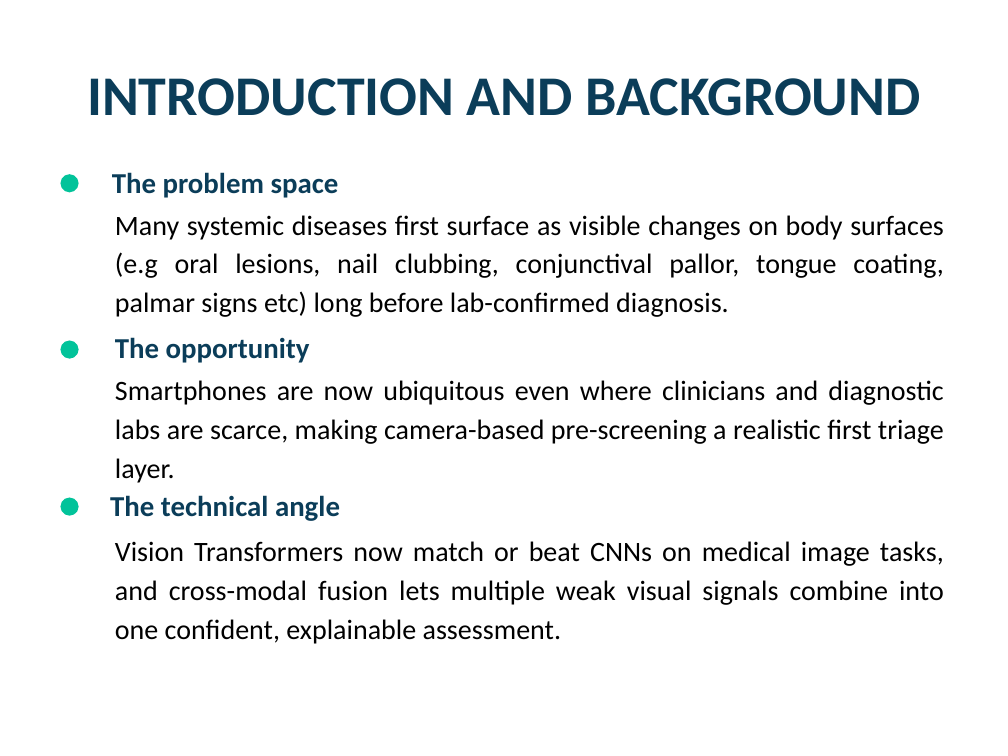
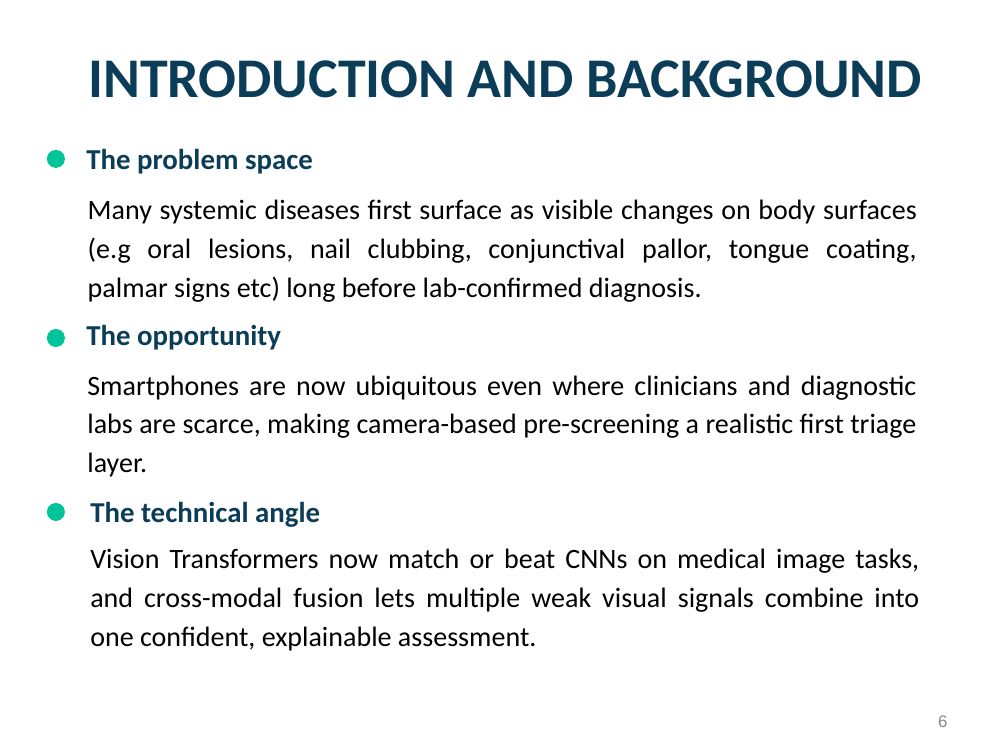
Before and after one commit to Jaffar-Kazmi/GLANCE, a slide deck: slide 6 of docs/proposal/slides.pptx. Drawn at 1008x756 pixels with LibreOffice and Linux fonts; fonts in the diff are those of the drawing; background and template pictures are left out. Boxes give left, top, right and bottom in pixels: in the first picture for what was removed or moved away, otherwise in the second. Text is boxed around its words. In the diff, an @@ line names an element or a change of style, - is before the commit and + after.

```diff
--- a/docs/proposal/slides.pptx
+++ b/docs/proposal/slides.pptx
@@ title "INTRODUCTION AND BACKGROUND" moved from (x1=87, y1=78, x2=921, y2=116) to (x1=88, y1=60, x2=922, y2=98) @@
@@ text "The problem space" moved from (x1=112, y1=172, x2=339, y2=198) to (x1=86, y1=148, x2=313, y2=174) @@
@@ ellipse moved from (x1=60, y1=174, x2=79, y2=193) to (x1=46, y1=150, x2=65, y2=168) @@
@@ text "Many systemic diseases first surface ..." moved from (x1=115, y1=215, x2=944, y2=317) to (x1=88, y1=199, x2=917, y2=302) @@
@@ ellipse moved from (x1=60, y1=341, x2=79, y2=359) to (x1=46, y1=329, x2=65, y2=347) @@
@@ text "The opportunity" moved from (x1=115, y1=337, x2=310, y2=363) to (x1=86, y1=324, x2=281, y2=350) @@
@@ text "Smartphones are now ubiquitous even ..." moved from (x1=115, y1=380, x2=944, y2=444) to (x1=87, y1=375, x2=916, y2=438) @@
@@ ellipse moved from (x1=60, y1=498, x2=79, y2=516) to (x1=46, y1=503, x2=65, y2=521) @@
@@ text "The technical angle" moved from (x1=110, y1=495, x2=340, y2=521) to (x1=90, y1=501, x2=320, y2=527) @@
@@ text "Vision Transformers now match or ..." moved from (x1=115, y1=541, x2=944, y2=644) to (x1=90, y1=548, x2=919, y2=651) @@
@@ page number added at (x1=938, y1=715, x2=947, y2=727), 12 pt, text #888888 @@
+6
```
Also in this commit, not shown: 24 other slides changed, 5 slides added, 1 slide removed.
